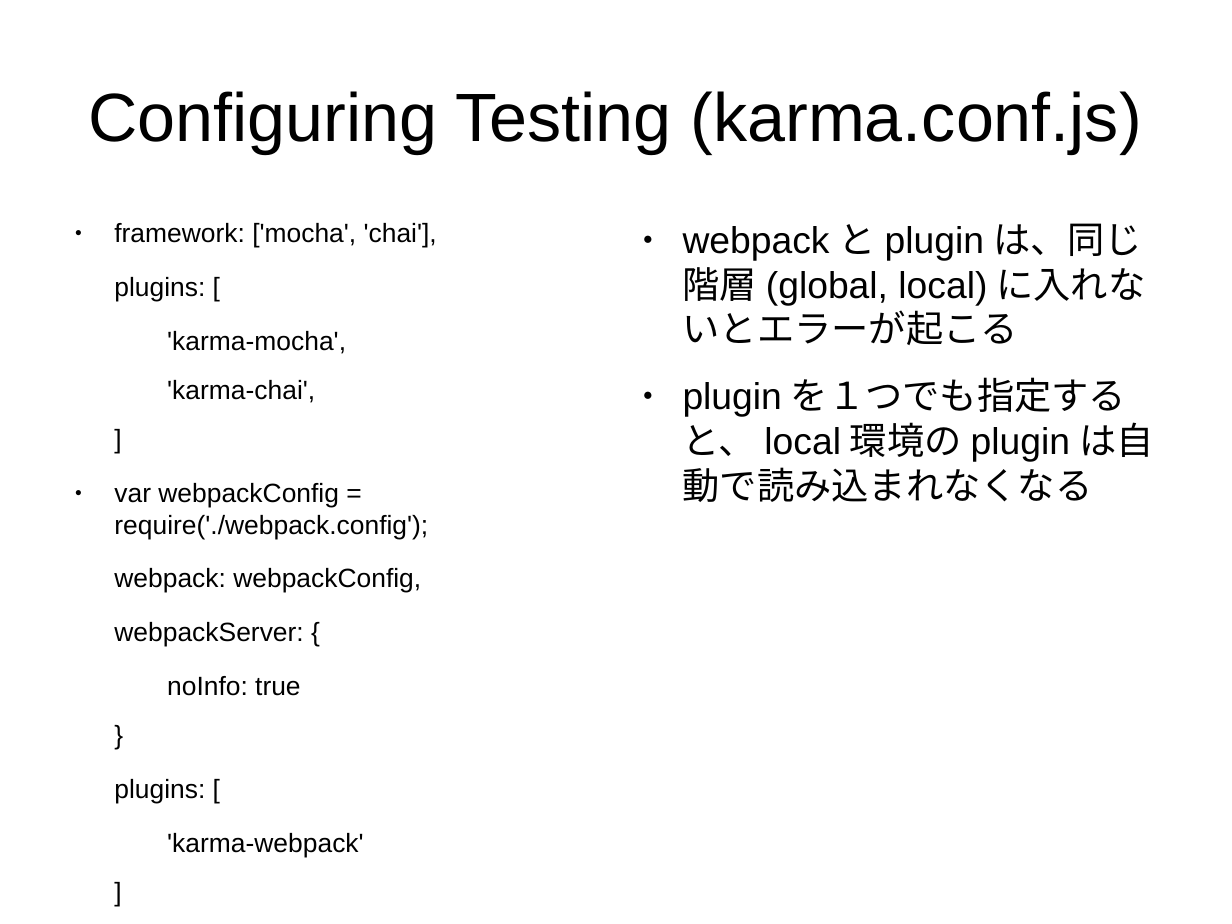
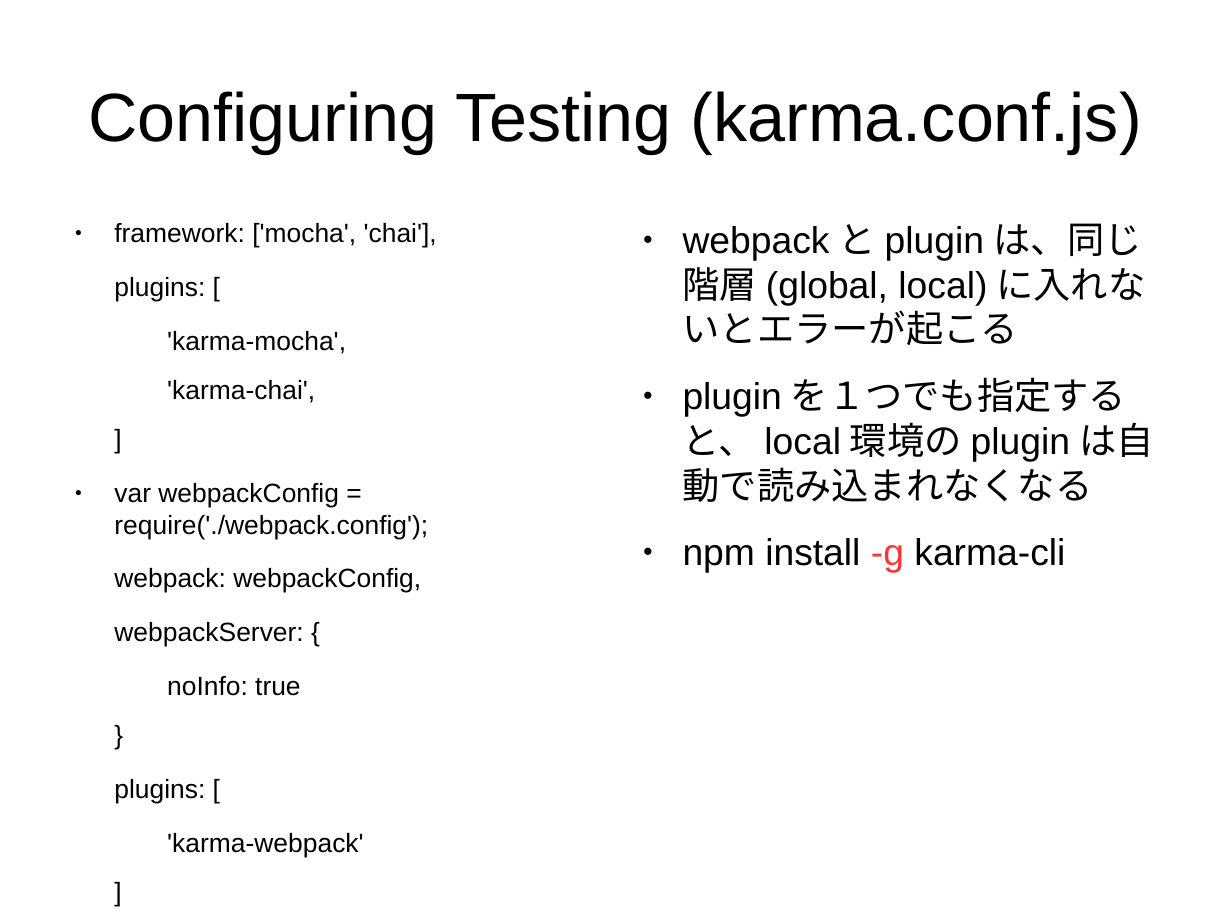
Before and after one commit to sallop/til, a slide deck: slide 20 of cloning-yelp.odp. Drawn at 1232x924 pixels with LibreOffice and Linux fonts; fonts in the diff are those of the drawing. Boxes give left, top, right and bottom in pixels: in the first picture for what was removed or moved away, otherwise in the second. Text is boxed around its words. In the diff, an @@ line names an element or a change of style, - is before the commit and + after.

Commit message:
karma's trap

```diff
--- a/cloning-yelp.odp
+++ b/cloning-yelp.odp
@@ text at [683, 538, 1065, 573]: paragraph added @@
+● npm install -g karma-cli
```
